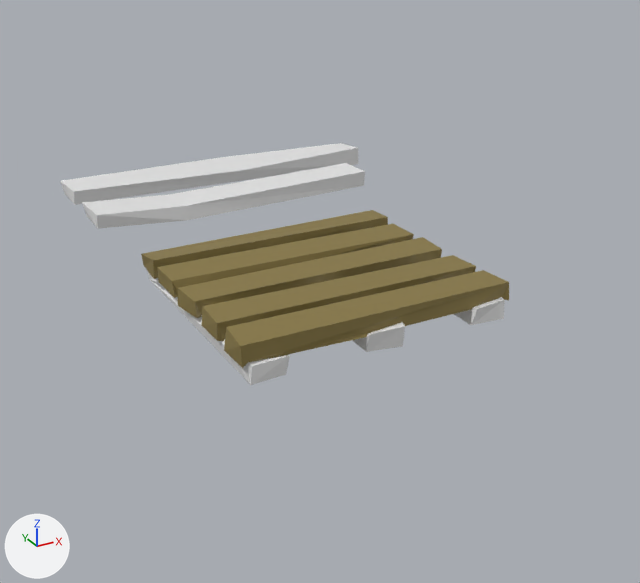
Before and after pictures for a commit that changed the Blender file Assets/Models/Map/Decorations.blend.
Before and after are seen from a 50 mm camera at (-14.0, -46.3, 20.0) aimed at (8.3, -5.9, -0.2). Every picture has the same lights, and +X, +Y and +Z are marked at lower left.

Objects in the first picture: 'Plank1', 'Plank2', 'WoodPlate'.
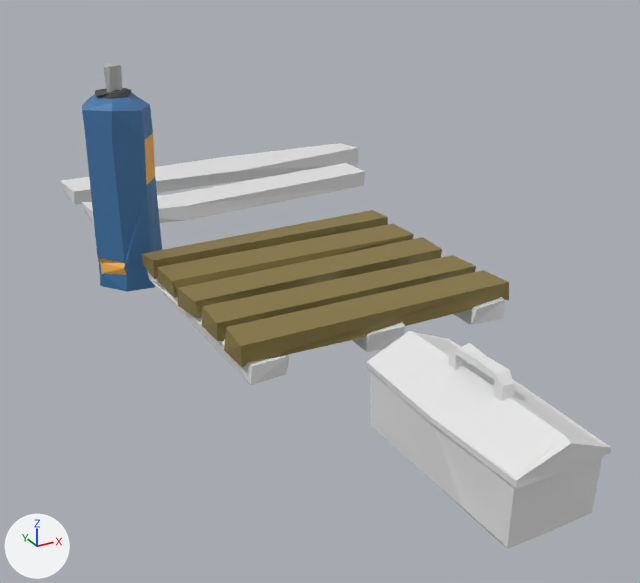
Pixel boxes [x1, y1, x2, y2] of what changed, in the pictures (640 x 583 px):
```json
{"object": "ToolBox", "change": "added", "after": [366, 331, 611, 549], "faces in mat_basecolour": [366, 331, 611, 549], "faces in mat_baseshade": [448, 343, 514, 401], "faces in mat_safetyyellow": [463, 493, 506, 543]}
{"object": "Canistor", "change": "added", "after": [82, 62, 162, 292], "on screen": "blue", "faces in mat_base (blue #4378ac)": [82, 92, 162, 292], "faces in mat_labelcolour (orange #fab651)": [98, 133, 155, 275], "faces in mat_nozel (grey #b7b7b7)": [103, 62, 122, 92], "faces in mat_nozelbase (dark grey #484848)": [95, 88, 132, 99]}
```

The change, as JSON lines over the scene's bpy script:
```json
{"op": "add", "block": "mat_labelcolour", "code": ["mat_labelcolour = principled_material('LabelColour')", "mat_labelcolour.base_color = (0.956, 0.468, 0.0823)  # orange #fab651"]}
{"op": "add", "block": "mat_nozel", "code": ["mat_nozel = principled_material('Nozel')", "mat_nozel.base_color = (0.472, 0.472, 0.472)  # grey #b7b7b7"]}
{"op": "add", "block": "mat_nozelbase", "code": ["mat_nozelbase = principled_material('NozelBase')", "mat_nozelbase.base_color = (0.0653, 0.0653, 0.0653)  # dark grey #484848"]}
{"op": "add", "block": "mat_base", "code": ["mat_base = principled_material('Base')", "mat_base.base_color = (0.0561, 0.188, 0.413)  # blue #4378ac"]}
{"op": "add", "block": "mat_safetyyellow", "code": ["mat_safetyyellow = bpy.data.materials.new('SafetyYellow')"]}
{"op": "add", "block": "mat_baseshade", "code": ["mat_baseshade = bpy.data.materials.new('BaseShade')"]}
{"op": "add", "block": "mat_basecolour", "code": ["mat_basecolour = bpy.data.materials.new('BaseColour')"]}
{"op": "add", "block": "me_cylinder", "code": ["me_cylinder = bpy.data.meshes.new('Cylinder')", "me_cylinder.from_pydata(...)  # 80 vertices, 67 faces; spans x -2.02..1.97, y -1.88..2.05, z -0.11..12.88", "# faces by material slot: [34, 5, 14, 14]", "me_cylinder.materials.append(mat_base)  # blue #4378ac", "me_cylinder.materials.append(mat_labelcolour)  # orange #fab651", "me_cylinder.materials.append(mat_nozelbase)  # dark grey #484848", "me_cylinder.materials.append(mat_nozel)  # grey #b7b7b7"]}
{"op": "add", "block": "me_cube_002", "code": ["me_cube_002 = bpy.data.meshes.new('Cube.002')", "me_cube_002.from_pydata(...)  # 86 vertices, 71 faces; spans x -2.2..2.4, y -4.75..4.72, z -0.05..4.77", "# faces by material slot: [43, 27, 1]", "me_cube_002.materials.append(mat_basecolour)", "me_cube_002.materials.append(mat_baseshade)", "me_cube_002.materials.append(mat_safetyyellow)"]}
{"op": "add", "block": "ob_canistor", "code": ["ob_canistor = bpy.data.objects.new('Canistor', me_cylinder)", "ob_canistor.location = (0.0, 3.0, -1.0)"]}
{"op": "add", "block": "ob_toolbox", "code": ["ob_toolbox = bpy.data.objects.new('ToolBox', me_cube_002)", "ob_toolbox.location = (5.01, -24.01, 0.07)"]}
```
